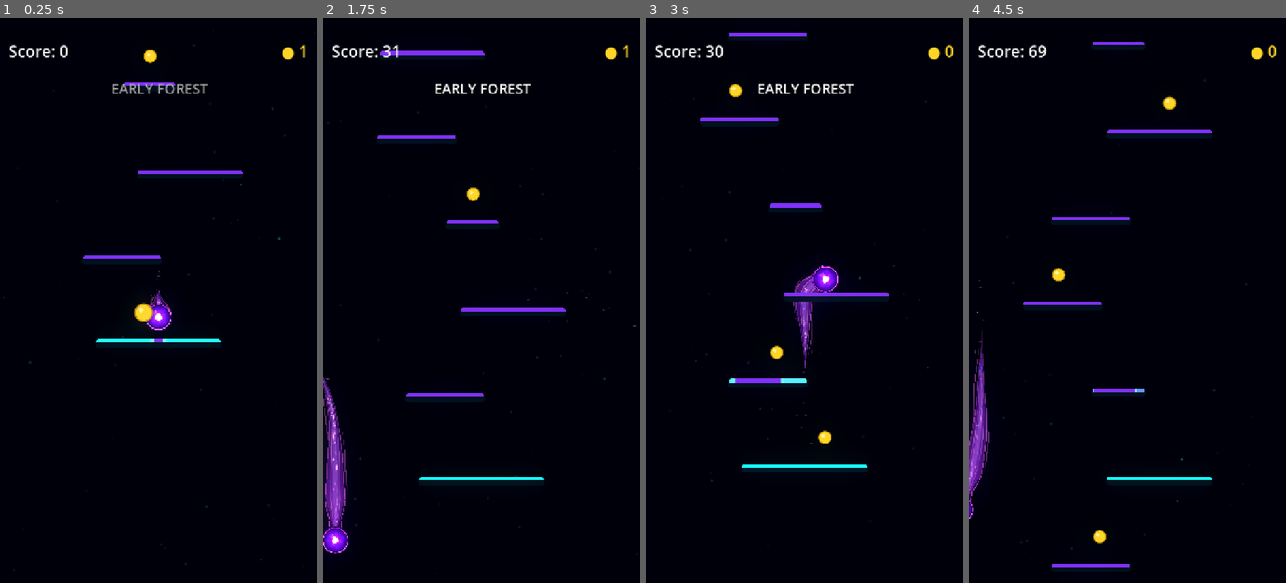
Above: before the commit, frames 1-4 (left to right).
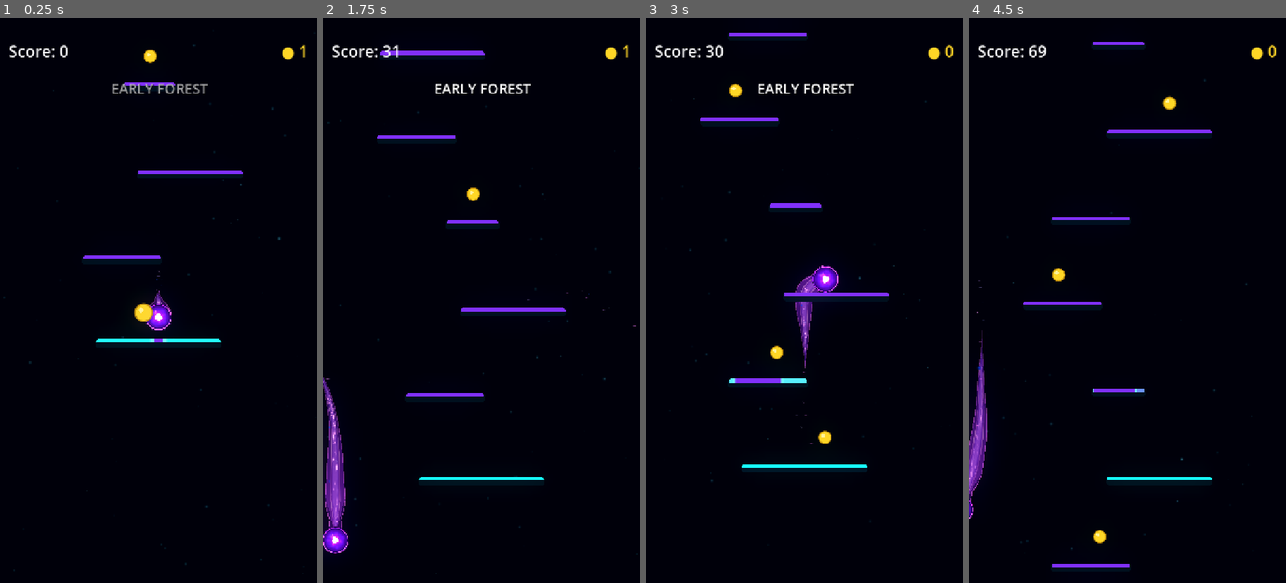
Above: after the commit, the same moments.

Repository: Kryodo/TowerJump
Game: Godot game, scene res://scenes/main.tscn
The game is run twice, just before and just after one commit, with the same random seed, the same clock (stepped at 60 frames per second) and the same inputs.
Inputs (mouse positions are in pixels of both pictures, inside the frame that each line leads up to):
- Up to frame 1 (0.25 s): no input
- Up to frame 2 (1.75 s): move the mouse to (551, 272) at 0.52 s; hold Right (ui_right) 0.53-1.25 s; click (551, 272) at 0.67 s; drag from (418, 328) to (471, 193) at 1.27 s
- Up to frame 3 (3 s): click "Nochmal spielen" at 2 s; move the mouse to (836, 176) at 2.77 s; hold Right (ui_right) from 2.78 s (still down)
- Up to frame 4 (4.5 s): release Right (ui_right) at 3.5 s; drag from (1111, 413) to (1057, 215) at 3.52 s; move the mouse to (1222, 385) at 4.27 s; hold Left (ui_left) from 4.28 s (still down)

The runs differ from the first frame. In frame 1, less than 0.1% of the frame differs, in the area x 47-55%, y 49-53%; in frame 2, less than 0.1%; in frame 3, less than 0.1%; in frame 4, less than 0.1%, in the area x 1-7%, y 58-80%.

Commit message:
Remove the experimental wisp paths from the comet controller

Diff:
--- a/scripts/ball_trail.gd
+++ b/scripts/ball_trail.gd
@@ -14,21 +14,14 @@
 const UNIFIED_HEAD_RADIUS: float = 31.0
 const UNIFIED_ROOT_BLEND_DISTANCE: float = 38.0
 const UNIFIED_HEAD_ARC_SEGMENTS: int = 20
-const WISP_CURVE_SAMPLES: int = 23
-const WISP_FORK_START_INDEX: int = 15
-const WISP_FORK_SAMPLES: int = 11
 
 @export_category("Visual Palette")
 @export_enum("Electric Blue", "Rich Violet") var visual_palette: int = 0
-@export_range(0.0, 2.0, 0.05) var wisp_strength: float = 1.0
 
 @onready var _energy_line: Line2D = $EnergyLine
 @onready var _trail_aura: Line2D = $TrailAura
 @onready var _unified_shape: Polygon2D = get_node_or_null("UnifiedCometShape") as Polygon2D
 @onready var _unified_contour: Line2D = get_node_or_null("UnifiedCometContour") as Line2D
-@onready var _wisp_head: Line2D = $WispHead
-@onready var _wisp_streamer: Line2D = $WispStreamer
-@onready var _wisp_fork: Line2D = $WispFork
 @onready var _ball_visual: Sprite2D = get_parent().get_node("Visual") as Sprite2D
 @onready var _rim_aura: Sprite2D = get_parent().get_node_or_null("RimAura") as Sprite2D
 
@@ -86,9 +79,6 @@
 	if _points.size() < 2:
 		_energy_line.clear_points()
 		_trail_aura.clear_points()
-		_wisp_head.clear_points()
-		_wisp_streamer.clear_points()
-		_wisp_fork.clear_points()
 		if _unified_shape != null:
 			_unified_shape.polygon = PackedVector2Array()
 			_unified_shape.uv = PackedVector2Array()
@@ -107,7 +97,6 @@
 		_energy_line.add_point(_energy_line.to_local(point))
 		_trail_aura.add_point(_trail_aura.to_local(point))
 
-	_update_wisp_lines()
 	_update_unified_comet_shape()
 
 
@@ -274,306 +263,6 @@
 				rim_material.set_shader_parameter("trail_direction", local_tail_direction)
 
 
-func _update_wisp_lines() -> void:
-	_wisp_head.clear_points()
-	_wisp_streamer.clear_points()
-	_wisp_fork.clear_points()
-	if _points.size() < 2:
-		return
-
-	# Build the animated centreline once. The wisps sample this shared path by
-	# distance, so their different start/end locations don't depend on point count.
-	var path: Array[Vector2] = []
-	for i in range(_points.size()):
-		path.append(_get_animated_trail_point(i))
-
-	var cumulative_distances: Array[float] = [0.0]
-	var total_distance: float = 0.0
-	for i in range(1, path.size()):
-		total_distance += path[i - 1].distance_to(path[i])
-		cumulative_distances.append(total_distance)
-
-	if total_distance < 0.001:
-		return
-
-	# Upper filament grows directly from the contour shoulder near its widest
-	# point. It follows the tail almost straight and only curls outward gently
-	# near its fading tip—no large offset ramp or elbow-shaped bend.
-	_build_upper_contour_wisp(path, cumulative_distances, total_distance)
-
-	# A separate streamer grows out of the existing flow part-way down the body.
-	# It continues toward the tail but stays finer and less prominent than the core.
-	_build_wisp_curve(
-		_wisp_streamer, path, cumulative_distances, total_distance,
-		0.29, 0.985, -1.0, 0.24, 1.30, 0.62, 1.9, 3.2, 0.95
-	)
-
-	# Fork the longer streamer near its end. The first branch point is copied
-	# from the actual streamer point to guarantee a joined Y rather than a gap.
-	_build_wisp_fork(path, cumulative_distances, total_distance)
-
-
-func _build_upper_contour_wisp(
-	path: Array[Vector2],
-	cumulative_distances: Array[float],
-	total_distance: float
-) -> void:
-	_wisp_head.clear_points()
-	if path.size() < 2 or total_distance < 0.001:
-		return
-
-	# Start around the wide shoulder, not at the orb. This makes the filament
-	# read as a branch of the shared contour rather than an arm attached to the ball.
-	var start_progress: float = 0.18
-	var end_progress: float = 0.59
-
-	for sample_index in range(WISP_CURVE_SAMPLES):
-		var local_progress: float = (
-			float(sample_index) / float(WISP_CURVE_SAMPLES - 1)
-		)
-		var trail_progress: float = lerp(
-			start_progress, end_progress, local_progress
-		)
-		var center: Vector2 = _sample_trail_path(
-			path, cumulative_distances, total_distance, trail_progress
-		)
-		var before: Vector2 = _sample_trail_path(
-			path, cumulative_distances, total_distance,
-			max(0.0, trail_progress - 0.006)
-		)
-		var after: Vector2 = _sample_trail_path(
-			path, cumulative_distances, total_distance,
-			min(1.0, trail_progress + 0.006)
-		)
-		var tangent: Vector2 = after - before
-		if tangent.length_squared() < 0.001:
-			tangent = Vector2.DOWN
-		else:
-			tangent = tangent.normalized()
-		var normal := Vector2(-tangent.y, tangent.x)
-
-		var silhouette_half_width: float = _get_silhouette_half_width(
-			trail_progress, total_distance
-		)
-		# Keep a readable air gap from the shared contour. The old 1.15 px
-		# clearance let the 3.4 px filament merge into the 1.8 px contour stroke.
-		# A steady offset makes this read as a contour-born streamer, not an arm.
-		var branch_separation: float = 1.6 * smoothstep(
-			0.12, 0.94, local_progress
-		)
-		var tip_peel: float = 1.0 * smoothstep(
-			0.80, 1.0, local_progress
-		)
-		var subtle_flow: float = sin(
-			_trail_time * 0.62 + trail_progress * 7.0 + 0.45
-		) * 0.18 * sin(PI * local_progress)
-		var lateral_offset: float = (
-			silhouette_half_width + 4.0
-			+ branch_separation + tip_peel + subtle_flow
-		)
-		var world_point: Vector2 = center + normal * lateral_offset
-		_wisp_head.add_point(_wisp_head.to_local(world_point))
-
-
-func _build_wisp_curve(
-	line: Line2D,
-	path: Array[Vector2],
-	cumulative_distances: Array[float],
-	total_distance: float,
-	start_progress: float,
-	end_progress: float,
-	side: float,
-	start_spread: float,
-	end_spread: float,
-	spread_finish: float,
-	phase: float,
-	clearance: float,
-	bend_strength: float
-) -> void:
-	line.clear_points()
-	if path.size() < 2 or total_distance < 0.001:
-		return
-
-	for sample_index in range(WISP_CURVE_SAMPLES):
-		var local_progress: float = (
-			float(sample_index) / float(WISP_CURVE_SAMPLES - 1)
-		)
-		var trail_progress: float = lerp(
-			start_progress,
-			end_progress,
-			local_progress
-		)
-		var center: Vector2 = _sample_trail_path(
-			path, cumulative_distances, total_distance, trail_progress
-		)
-		var before: Vector2 = _sample_trail_path(
-			path, cumulative_distances, total_distance,
-			max(0.0, trail_progress - 0.006)
-		)
-		var after: Vector2 = _sample_trail_path(
-			path, cumulative_distances, total_distance,
-			min(1.0, trail_progress + 0.006)
-		)
-		var tangent: Vector2 = after - before
-		if tangent.length_squared() < 0.001:
-			tangent = Vector2.DOWN
-		else:
-			tangent = tangent.normalized()
-		var normal := Vector2(-tangent.y, tangent.x)
-
-		var silhouette_half_width: float = _get_silhouette_half_width(
-			trail_progress, total_distance
-		)
-		var spread_blend: float = smoothstep(0.0, spread_finish, local_progress)
-		var spread_ratio: float = lerp(
-			start_spread, end_spread, spread_blend
-		)
-
-		# Keep the root subtly inside the flow. The clearance grows as the wisp
-		# peels away, while a small bend gives it life without making long arms.
-		var clearance_blend: float = smoothstep(0.0, 0.62, local_progress)
-		var edge_clearance: float = clearance * min(wisp_strength, 1.5) * clearance_blend
-		var organic_bend: float = (
-			sin(_trail_time * 0.72 + trail_progress * 9.0 + phase)
-			* bend_strength
-			* sin(PI * local_progress)
-			* min(wisp_strength, 1.2)
-		)
-		var lateral_offset: float = max(
-			1.0,
-			silhouette_half_width * spread_ratio + edge_clearance + organic_bend
-		)
-		var world_point: Vector2 = center + normal * side * lateral_offset
-		line.add_point(line.to_local(world_point))
-
-
-func _build_wisp_fork(
-	path: Array[Vector2],
-	cumulative_distances: Array[float],
-	total_distance: float
-) -> void:
-	_wisp_fork.clear_points()
-	if (
-		_wisp_streamer.points.size() != WISP_CURVE_SAMPLES
-		or _wisp_streamer.points.size() <= WISP_FORK_START_INDEX
-	):
-		return
-
-	var fork_start_index: int = WISP_FORK_START_INDEX
-	var local_progress: float = (
-		float(fork_start_index) / float(WISP_CURVE_SAMPLES - 1)
-	)
-	var fork_start_progress: float = lerp(0.29, 0.985, local_progress)
-	var first_local_point: Vector2 = _wisp_streamer.points[fork_start_index]
-	var first_world_point: Vector2 = _wisp_streamer.to_global(first_local_point)
-	_wisp_fork.add_point(_wisp_fork.to_local(first_world_point))
-
-	var trail_center: Vector2 = _sample_trail_path(
-		path, cumulative_distances, total_distance, fork_start_progress
-	)
-	var before: Vector2 = _sample_trail_path(
-		path, cumulative_distances, total_distance,
-		max(0.0, fork_start_progress - 0.006)
-	)
-	var after: Vector2 = _sample_trail_path(
-		path, cumulative_distances, total_distance,
-		min(1.0, fork_start_progress + 0.006)
-	)
-	var tangent: Vector2 = after - before
-	if tangent.length_squared() < 0.001:
-		tangent = Vector2.DOWN
-	else:
-		tangent = tangent.normalized()
-	var normal := Vector2(-tangent.y, tangent.x)
-	var side: float = -1.0
-	var starting_offset: float = (
-		(first_world_point - trail_center).dot(normal * side)
-	)
-
-	# The branch begins exactly on the streamer, then separates by only a few
-	# pixels as it approaches the tail tip. It is a fine split, not a second arm.
-	for sample_index in range(1, WISP_FORK_SAMPLES):
-		var branch_progress: float = (
-			float(sample_index) / float(WISP_FORK_SAMPLES - 1)
-		)
-		var trail_progress: float = lerp(
-			fork_start_progress, 0.985, branch_progress
-		)
-		var center: Vector2 = _sample_trail_path(
-			path, cumulative_distances, total_distance, trail_progress
-		)
-		var local_before: Vector2 = _sample_trail_path(
-			path, cumulative_distances, total_distance,
-			max(0.0, trail_progress - 0.006)
-		)
-		var local_after: Vector2 = _sample_trail_path(
-			path, cumulative_distances, total_distance,
-			min(1.0, trail_progress + 0.006)
-		)
-		var branch_tangent: Vector2 = local_after - local_before
-		if branch_tangent.length_squared() < 0.001:
-			branch_tangent = Vector2.DOWN
-		else:
-			branch_tangent = branch_tangent.normalized()
-		var branch_normal := Vector2(-branch_tangent.y, branch_tangent.x)
-		var silhouette_half_width: float = _get_silhouette_half_width(
-			trail_progress, total_distance
-		)
-
-		# Continue from the streamer's existing offset, then let the branch
-		# separate from it. Do not shrink the offset with the contour width; that
-		# would make the fork bend inward precisely where the tail tapers.
-		var fork_separation: float = 5.0 * smoothstep(
-			0.0, 0.74, branch_progress
-		)
-		var fine_drift: float = sin(
-			_trail_time * 0.80 + branch_progress * 4.4 + 0.9
-		) * 0.45 * sin(PI * branch_progress)
-		var world_point: Vector2 = (
-			center + branch_normal * side * (starting_offset + fork_separation + fine_drift)
-		)
-		_wisp_fork.add_point(_wisp_fork.to_local(world_point))
-
-
-func _sample_trail_path(
-	path: Array[Vector2],
-	cumulative_distances: Array[float],
-	total_distance: float,
-	progress: float
-) -> Vector2:
-	var target_distance: float = clampf(progress, 0.0, 1.0) * total_distance
-	for i in range(cumulative_distances.size() - 1):
-		var segment_end: float = cumulative_distances[i + 1]
-		if target_distance <= segment_end:
-			var segment_start: float = cumulative_distances[i]
-			var segment_length: float = segment_end - segment_start
-			if segment_length < 0.001:
-				return path[i]
-			var segment_progress: float = (
-				(target_distance - segment_start) / segment_length
-			)
-			return path[i].lerp(path[i + 1], segment_progress)
-	return path[path.size() - 1]
-
-
-func _get_silhouette_half_width(
-	progress: float,
-	total_distance: float
-) -> float:
-	var width_factor: float = 1.0
-	if _trail_aura.width_curve != null:
-		width_factor = _trail_aura.width_curve.sample_baked(progress)
-	var trail_half_width: float = _trail_aura.width * width_factor * 0.5
-	var root_blend: float = 1.0 - smoothstep(
-		0.0,
-		UNIFIED_ROOT_BLEND_DISTANCE,
-		progress * total_distance
-	)
-	return lerp(trail_half_width, UNIFIED_HEAD_RADIUS, root_blend)
-
-
-
-
 func _update_particle_emitters(
 	current_world_position: Vector2,
 	movement: Vector2,
@@ -659,9 +348,6 @@
 	_set_line_gradient(_trail_aura, aura_head, aura_tail)
 	# All filaments share the contour hue; each strand's own gradient retains
 	# its lower opacity so the lines feel grown from the same outer energy.
-	_set_line_gradient(_wisp_head, contour_color, contour_color)
-	_set_line_gradient(_wisp_streamer, contour_color, contour_color)
-	_set_line_gradient(_wisp_fork, contour_color, contour_color)
 	if _unified_contour != null:
 		# Same hue on both flanks; the gradient's alpha profile fades toward
 		# the tip symmetrically instead of making one side darker than the other.
